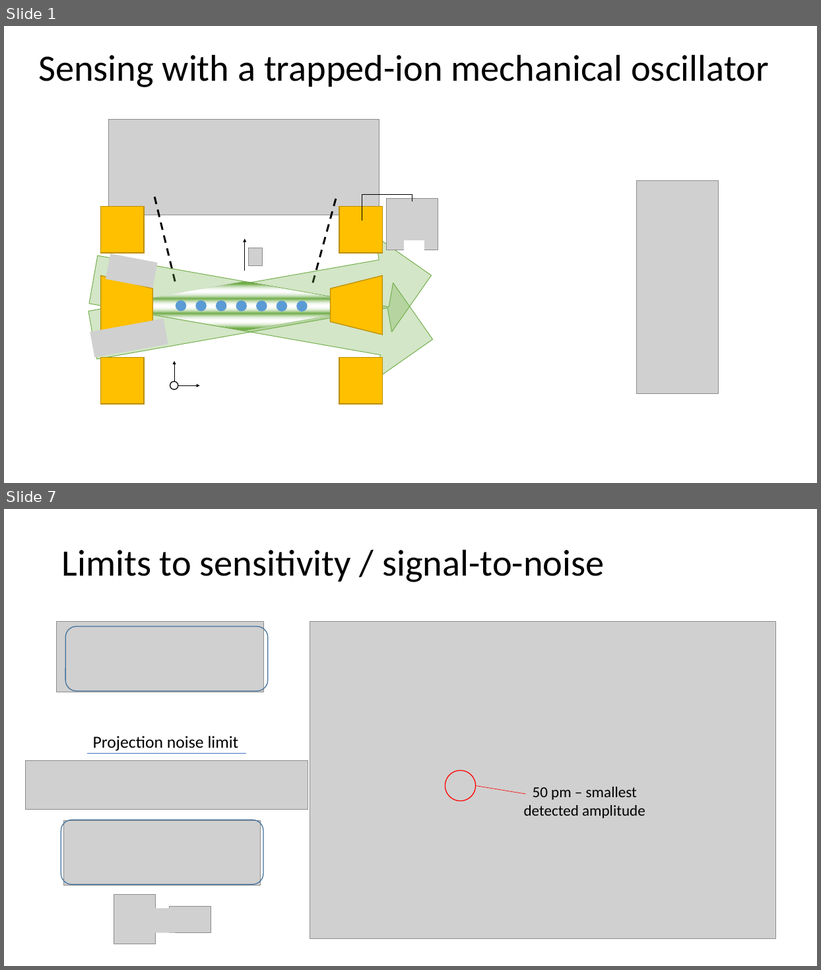
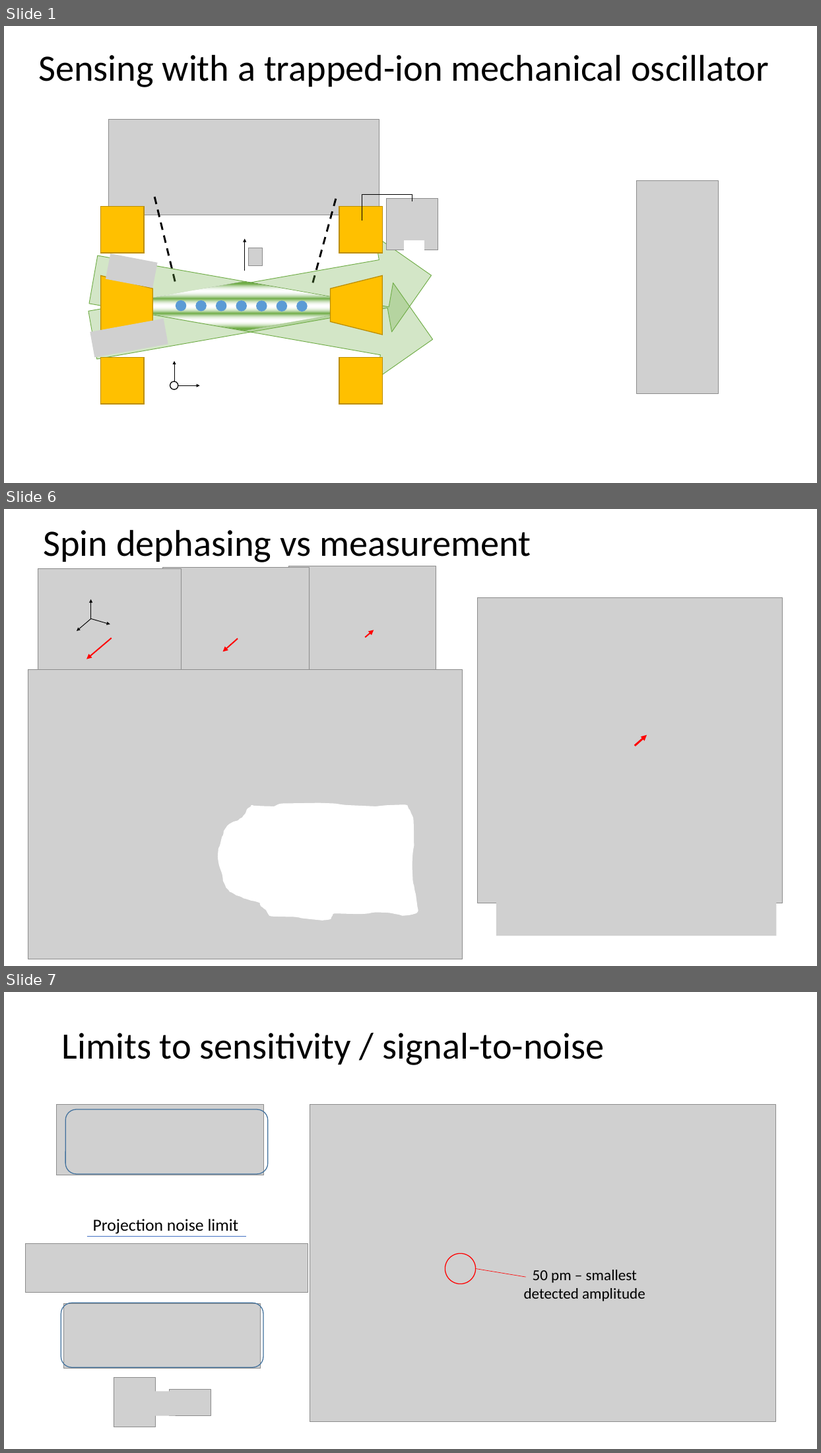
Before and after one commit to kgilmo/amplitude_sensing_paper, a slide deck: amplitude_sensing_penning.pptx. Shown one above the other, each under a label of ours: slides 1 and 7 before the commit, slides 1, 6 and 7 after it; the slides between them are not shown. The pictures are 821x970 and 821x1453 pixels, drawn with LibreOffice and Linux fonts; fonts in the diff are those of the drawing; grey boxes stand for pictures; background and template pictures are left out. Boxes give left, top, right and bottom in pixels: in the first picture for what was removed or moved away, otherwise in the second. Text is boxed around its words. In the diff, an @@ line names an element or a change of style, - is before the commit and + after.

```diff
--- a/amplitude_sensing_penning.pptx
+++ b/amplitude_sensing_penning.pptx
@@ slide 6 added at [4, 509, 817, 966], background #FFFFFF @@
@@ text added at [43, 529, 531, 610], 44 pt, text #000000 @@
+Spin dephasing vs measurement strength
@@ picture added at [162, 567, 309, 714] @@
@@ picture added at [289, 566, 436, 714] @@
@@ picture added at [477, 598, 782, 903] @@
@@ group added at [38, 568, 181, 711]: 4 arrows, 1 picture @@
@@ arrow added from (238, 639) to (223, 652), #FF0000 1.5 pt @@
@@ arrow added from (365, 638) to (374, 630), #FF0000 1.5 pt @@
@@ picture added at [28, 670, 463, 960] @@
@@ picture added at [113, 702, 214, 727] @@
@@ arrow added from (635, 746) to (647, 735), #FF0000 2.25 pt @@
@@ freeform shape added at [218, 803, 418, 920], fill #FFFFFF, outline #FFFFFF 1 pt @@
@@ picture added at [496, 893, 776, 937] @@
```
Also in this commit, not shown: 8 slides changed, 2 other slides added, 6 other files.
